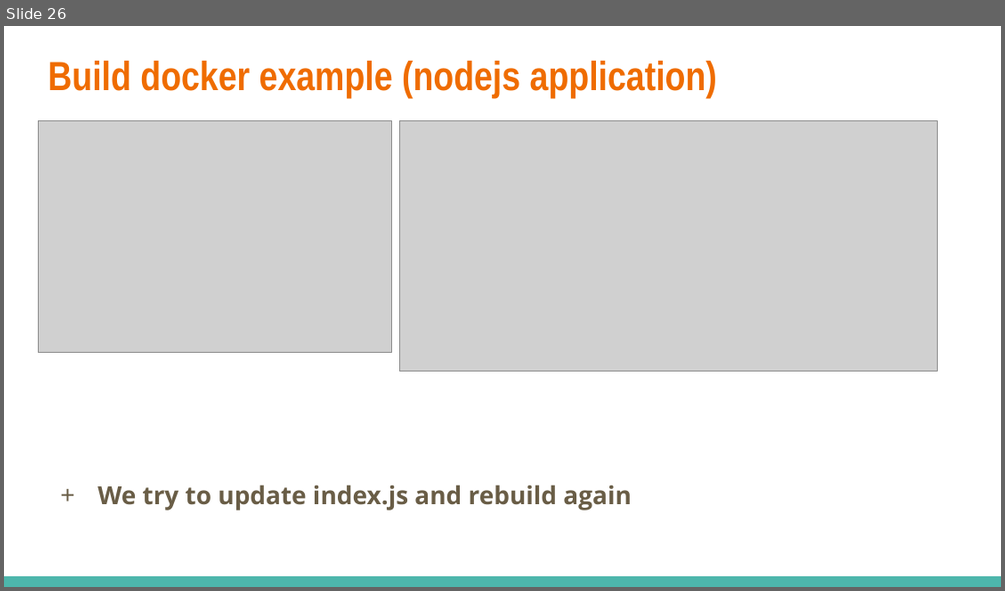
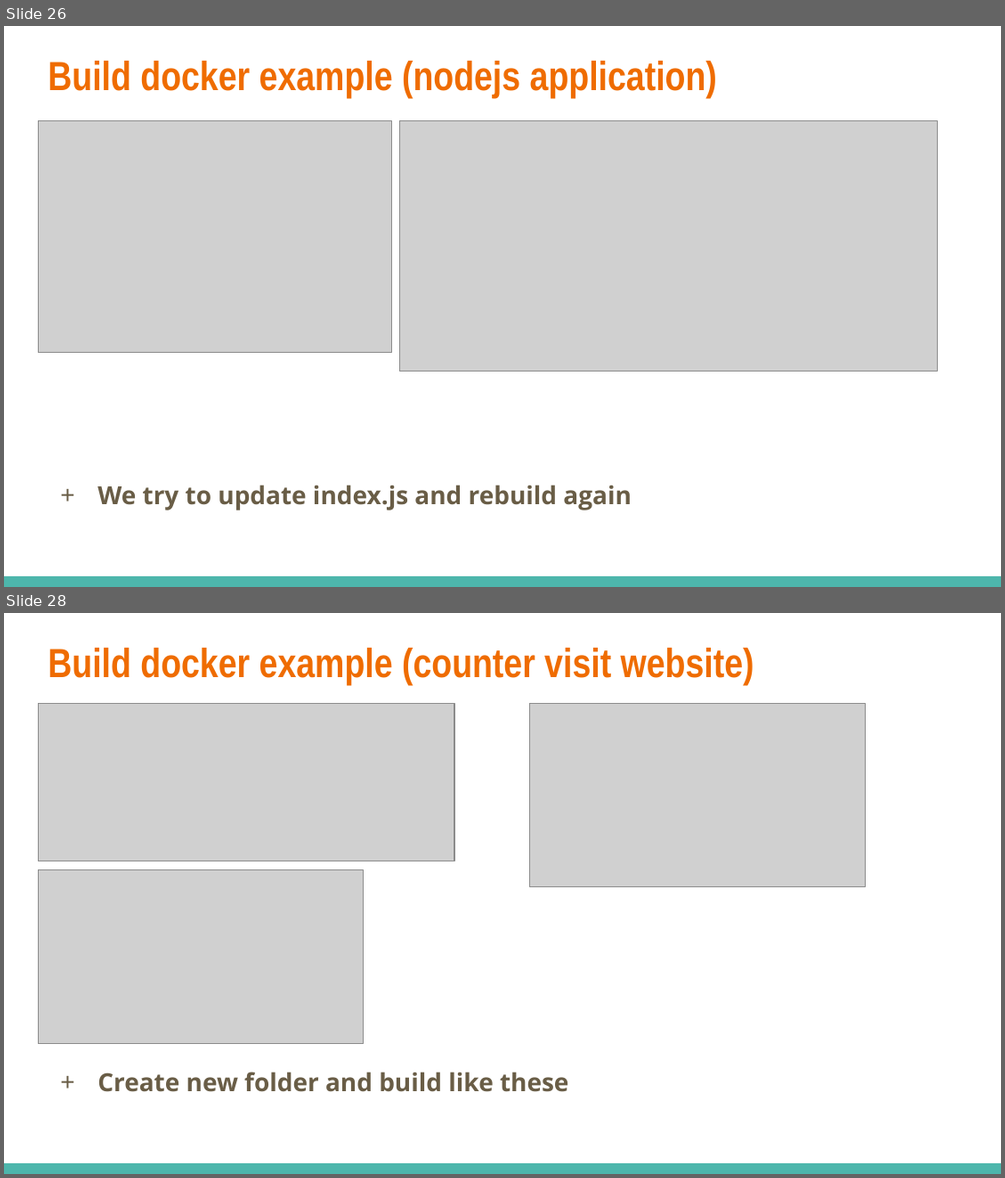
Before and after one commit to dinhhung09138/Learning-Example, a slide deck: Docker - 03 - Build a Custom Images Through Docker.pptx. Shown one above the other, each under a label of ours: slide 26 before the commit, slides 26 and 28 after it; the slides between them are not shown. The pictures are 1005x591 and 1005x1178 pixels, drawn with LibreOffice and Linux fonts; fonts in the diff are those of the drawing; grey boxes stand for pictures. Boxes give left, top, right and bottom in pixels: in the first picture for what was removed or moved away, otherwise in the second. Text is boxed around its words. In the diff, an @@ line names an element or a change of style, - is before the commit and + after.

Commit message:
Build counter website node app and redis cache

```diff
--- a/Docker - 03 - Build a Custom Images Through Docker.pptx
+++ b/Docker - 03 - Build a Custom Images Through Docker.pptx
@@ slide 28 added at <box>4,613,1001,1174</box>, background #FFFFFF; not listed: 1 template element that a slide beside it also shows @@
@@ title added at <box>48,648,754,685</box>, 29.4 pt, text #EF6C00, bold @@
+Build docker example (counter visit website)
@@ picture added at <box>38,704,454,861</box> @@
@@ picture added at <box>529,704,866,887</box> @@
@@ picture added at <box>38,870,363,1044</box> @@
@@ text added at <box>97,1071,568,1092</box>, 18 pt, text #695D46, bold @@
++ Create new folder and build like these
```
Also in this commit, not shown: 1 slide changed, 11 other slides added, 4 other files.
